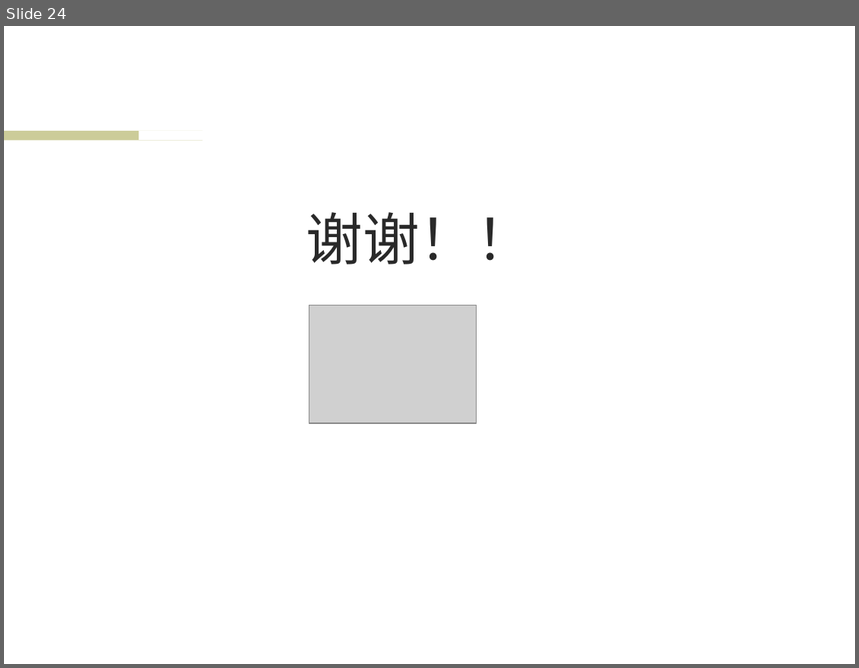
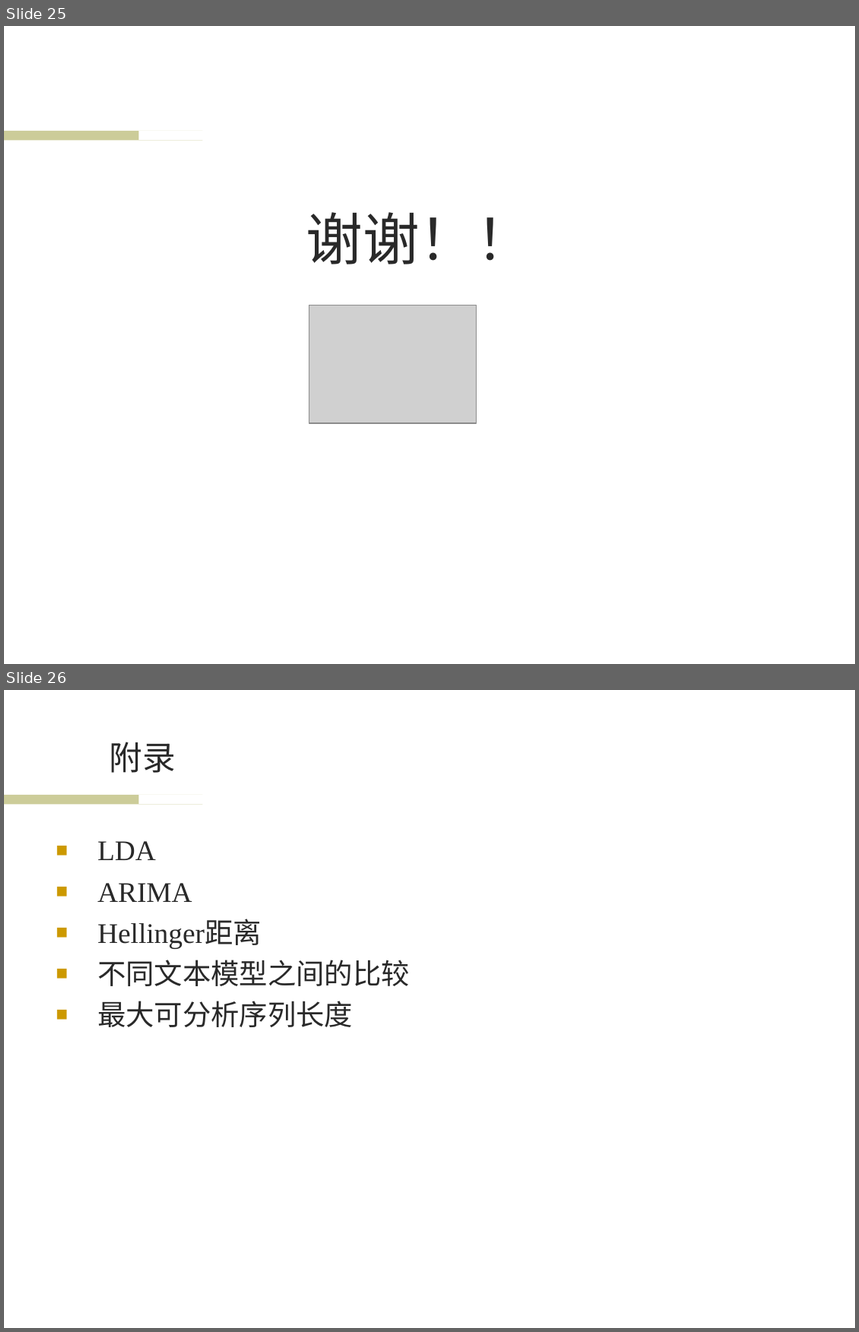
Before and after one commit to wwssttt/NJUThesis, a slide deck: ppt/一种基于时间序列分析的个性化音乐推荐系统及其实现.ppt. Shown one above the other, each under a label of ours: slide 24 before the commit, slides 25 and 26 after it. The pictures are 859x668 and 859x1332 pixels, drawn with LibreOffice and Linux fonts; fonts in the diff are those of the drawing; grey boxes stand for pictures; background and template pictures are left out. Boxes give left, top, right and bottom in pixels: in the first picture for what was removed or moved away, otherwise in the second. Text is boxed around its words. In the diff, an @@ line names an element or a change of style, - is before the commit and + after.

Commit message:
ppt:附录

```diff
--- a/ppt/一种基于时间序列分析的个性化音乐推荐系统及其实现.ppt
+++ b/ppt/一种基于时间序列分析的个性化音乐推荐系统及其实现.ppt
@@ slide 26 added at (4,690,855,1328), background #FFFFFF; not listed: 2 template elements that a slide beside it also shows @@
@@ title added at (110,742,176,773), 28 pt, text #292929 @@
+附录
@@ text added at (97,841,410,1027), 24 pt, text #292929 @@
+■ LDA
+■ ARIMA
+■ Hellinger距离
+■ 不同文本模型之间的比较
+■ 最大可分析序列长度
@@ what was slide 24 is now slide 25 @@
```
Also in this commit, not shown: 4 slides changed, 6 other slides added.
